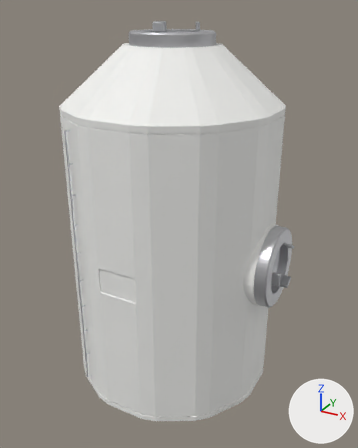
The glTF model models/station/ax_station_11_workshop.glb, before and after one commit.
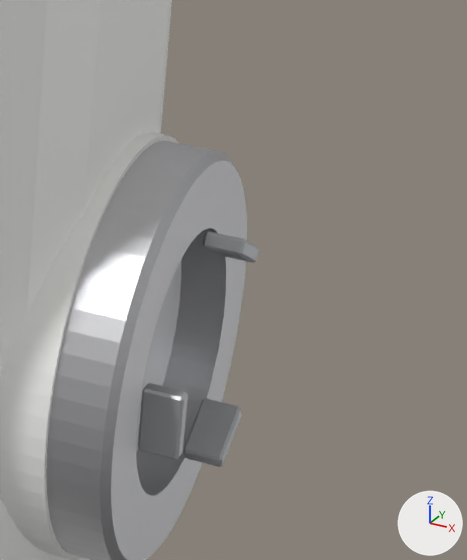
The first picture shows the older version from a camera (50 mm lens) standing at (4.79, -8.46, 4.69) and looking at (0.07, 0.12, 0.41). The close-ups show the older and then the newer version on the part from 68% to 93% of the width and 44% to 68% of the height of that picture. Only the edits that show in the close-ups are written down. Every picture has the same lights, and +X, +Y and +Z are marked at lower right. Vertices at exactly the same position are counted once.

Objects in the first close-up: 'hatch_door_3', 'port_1', 'port_1_pedestal', 'port_1_petals', 'pressure_hull'.
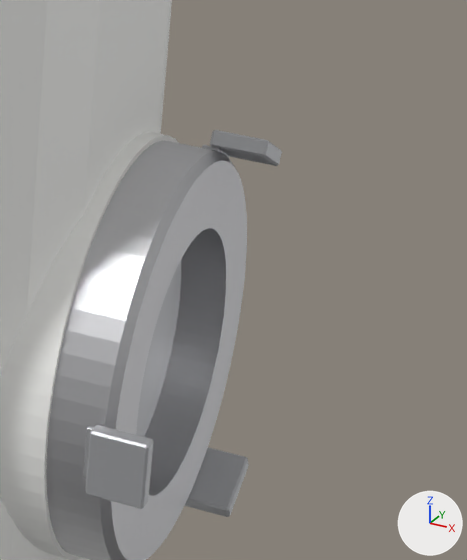
Diff of the bpy script that builds the scene:
```diff
--- a/models/station/ax_station_11_workshop.glb.py
+++ b/models/station/ax_station_11_workshop.glb.py
@@ me_ax_station_11_workshop_port_1_petals @@
 # used by ob_port_1_petals; location = (0.0, 0.0, 0.0)
-me_ax_station_11_workshop_port_1_petals.from_pydata(...)  # 72 vertices, 132 faces; spans x 2.39..2.544, y -0.492..0.352, z -0.485..0.485
+me_ax_station_11_workshop_port_1_petals.from_pydata(...)  # 162 vertices, 312 faces; spans x 2.3..2.544, y -0.868..0.541, z -0.812..0.812
+# me_ax_station_11_workshop_port_1_petals part 1: 24 vertices removed from x 2.39..2.544, y 0.108..0.352, z -0.485..-0.311; 54 vertices added at x 2.3..2.544, y 0.295..0.541, z -0.812..-0.633
+# me_ax_station_11_workshop_port_1_petals part 2: 24 vertices removed from x 2.39..2.544, y 0.108..0.352, z 0.311..0.485; 54 vertices added at x 2.3..2.544, y 0.295..0.541, z 0.633..0.812
+# me_ax_station_11_workshop_port_1_petals part 3: 54 vertices added at x 2.3..2.544, y -0.868..-0.788, z -0.128..0.128
+# me_ax_station_11_workshop_port_1_petals part 4: 24 vertices removed from x 2.39..2.544, y -0.492..-0.428, z -0.128..0.128
 me_ax_station_11_workshop_port_1_petals.materials.append(mat_grey)
```

Where the change shows, as pixel boxes (x1, y1, x2, y2) in the close-ups (467 x 560 px):
'port_1_petals', reshaped (64% wider, 64% taller): before (138, 231, 259, 467); after (83, 130, 282, 517)
part 1 of me_ax_station_11_workshop_port_1_petals, reshaped: before (183, 398, 242, 467); after (185, 448, 249, 517)
part 2 of me_ax_station_11_workshop_port_1_petals, reshaped: before (202, 231, 259, 263); after (202, 130, 282, 166)
part 3 of me_ax_station_11_workshop_port_1_petals, added: after (83, 425, 153, 509)
part 4 of me_ax_station_11_workshop_port_1_petals, deleted: before (138, 383, 188, 459)
